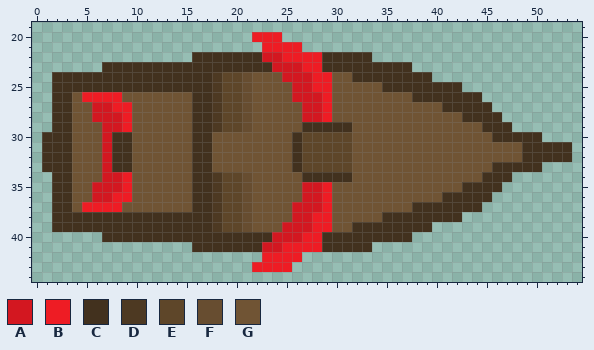
Pixel-art sprite: sprites/sprite_asteroid/4f72c09f-7932-4109-bfc8-46300b345602.png. The picture above is the old version.
The file is 64x64 pixels. Colours within 5 levels of each other are drawn and written as one. Shown: x 0..54, y 19..44.
Palette (. is transparent): A #d31720  B #ee1c24  C #42311e  D #4d3922  E #5e4629  F #674d30  G #705434
Pixels before, first column x 1:
20 .....................BBB.............................
21 ......................BBBB...........................
22 ...............CCCCCCCAABBBBCCCCC....................
23 ......CCCCCCCCCCCCCCCCCAAABBCCCCCCCCC................
24 .CCCCCCCCCCCCCCCCDEEFGGGAAABBGGCCCCCCCC..............
25 .CCCCCCCCCCCCCCCCDEEFGGGGAABBGGGGGCCCCCCCC...........
26 .CCGBBBBGGGGGGGCCDEEFGGGGAAABGGGGGGGGCCCCCCC.........
27 .CCGGAABBGGGGGGCCDEEFGGGGGAABGGGGGGGGGGGCCCCC........
28 .CCGGAAABGGGGGGCCDEEFGGGGGAABGGGGGGGGGGGGGCCCC.......
29 .CCGGGAABGGGGGGCCDEEFGGGGGCCCCCGGGGGGGGGGGGGCCC......
30 CCCGGGACCGGGGGGCCGGGGGGGGCEEEEEGGGGGGGGGGGGGGCCCCC...
31 CCCGGGACCGGGGGGCCGGGGGGGGCEEEEEGGGGGGGGGGGGGGGGGCCCCC
32 CCCGGGACCGGGGGGCCGGGGGGGGCEEEEEGGGGGGGGGGGGGGGGGCCCCC
33 CCCGGGACCGGGGGGCCGGGGGGGGCEEEEEGGGGGGGGGGGGGGCCCCC...
34 .CCGGGAABGGGGGGCCDEEFGGGGGCCCCCGGGGGGGGGGGGGCCC......
35 .CCGGAAABGGGGGGCCDEEFGGGGGAABGGGGGGGGGGGGGCCCC.......
36 .CCGGAABBGGGGGGCCDEEFGGGGGAABGGGGGGGGGGGCCCCC........
37 .CCGBBBBGGGGGGGCCDEEFGGGGAAABGGGGGGGGCCCCCCC.........
38 .CCCCCCCCCCCCCCCCDEEFGGGGAABBGGGGGCCCCCCCC...........
39 .CCCCCCCCCCCCCCCCDEEFGGGAAABBGGCCCCCCCC..............
40 ......CCCCCCCCCCCCCCCCCAAABBCCCCCCCCC................
41 ...............CCCCCCCAABBBBCCCCC....................
42 ......................BBBB...........................
43 .....................BBBB............................
After the commit:
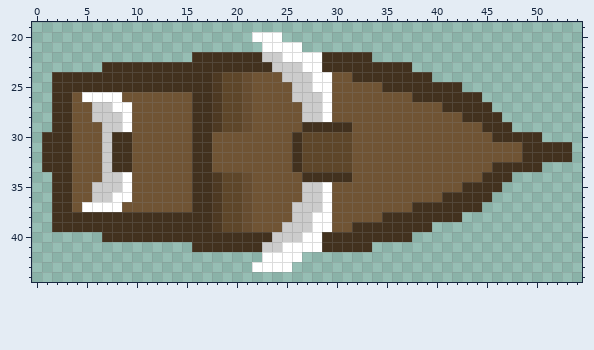
What changed:
colour A: #d31720 -> #cccccc
colour B: #ee1c24 -> #ffffff
Where, in picture pixels (left, top, right, bottom), the same in both pictures:
changed: (252, 32, 332, 122)
changed: (82, 92, 132, 212)
changed: (252, 182, 332, 272)
